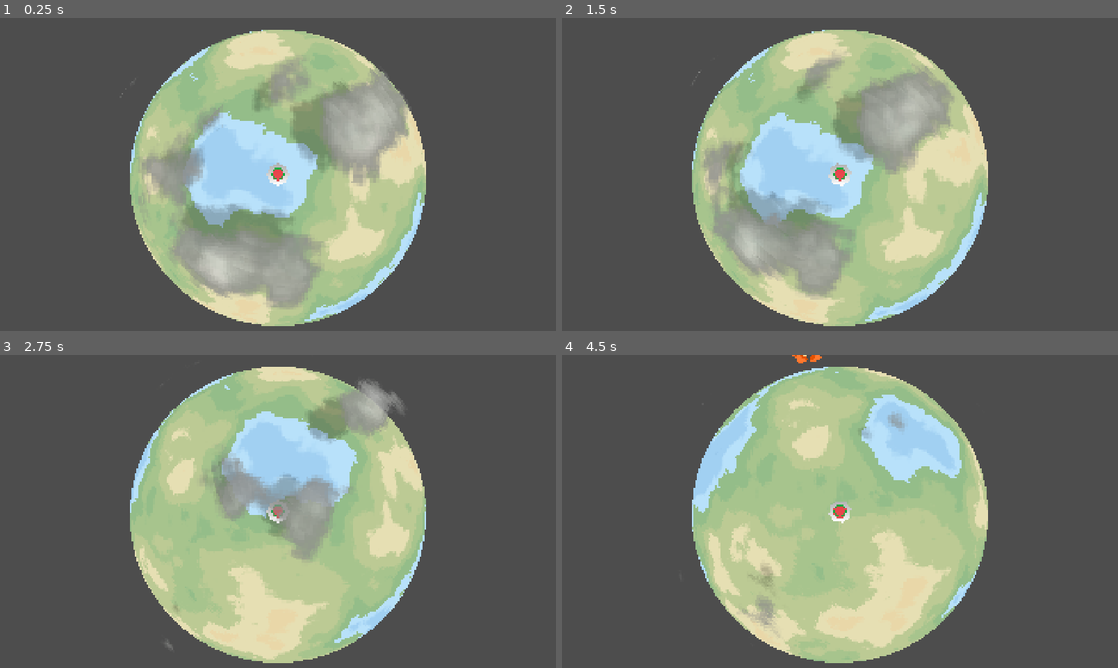
Above: before the commit, frames 1-4 (two rows, left to right).
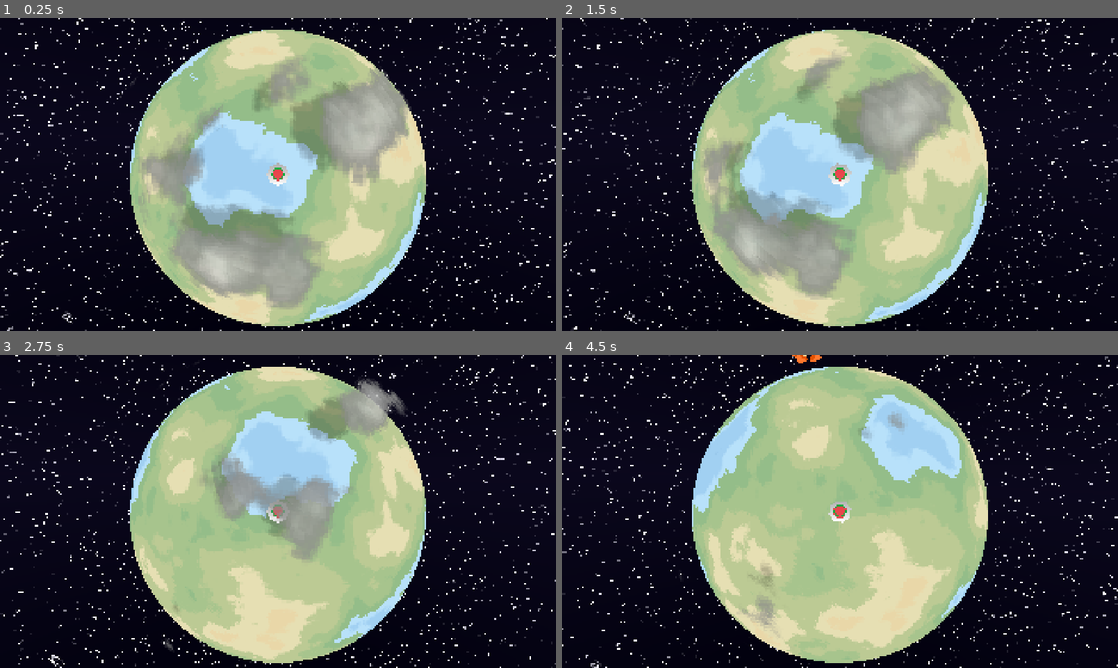
Above: after the commit, the same moments.

Repository: pgm-woutvande22/gamejam-juniperdev
Game: Godot game, scene res://scences/level.tscn
Two runs of this game, one before a commit and one after it. Both use one fixed random seed, a clock stepped at 60 frames per second and the inputs below.
Inputs (mouse positions are in pixels of both pictures, inside the frame that each line leads up to):
- Up to frame 1 (0.25 s): no input
- Up to frame 2 (1.5 s): move the mouse to (962, 158) at 0.52 s; click (962, 158) at 0.67 s; drag from (728, 190) to (812, 237) at 1.27 s
- Up to frame 3 (2.75 s): move the mouse to (333, 442) at 2.02 s; click (333, 442) at 2.17 s
- Up to frame 4 (4.5 s): drag from (812, 574) to (673, 464) at 2.77 s; move the mouse to (1006, 558) at 3.52 s; click (1006, 558) at 3.67 s; drag from (673, 464) to (756, 433) at 4.27 s

The runs differ from the first frame. In frame 1, 60% of the frame differs, in the area x 0-100%, y 0-100%; in frame 2, 60%; in frame 3, 60%; in frame 4, 60%.

Commit message:
✨: added star background

Diff:
--- a/scences/level.tscn
+++ b/scences/level.tscn
@@ -12,6 +12,8 @@
 [ext_resource type="PackedScene" uid="uid://c133gb8dibsto" path="res://assets/3D/Bey.glb" id="11_topgl"]
 [ext_resource type="Shader" uid="uid://b8b58ot4vi24r" path="res://shaders/pixel_planet.gdshader" id="12_pxpl"]
 [ext_resource type="Shader" uid="uid://bm2l4whyugdj7" path="res://shaders/cloud_layer.gdshader" id="13_cloud"]
+[ext_resource type="Shader" path="res://shaders/space_sky.gdshader" id="14_sky"]
+[ext_resource type="Script" path="res://scripts/sky_parallax.gd" id="15_skyp"]
 
 [sub_resource type="SphereShape3D" id="SphereShape3D_pg4a6"]
 
@@ -107,7 +109,23 @@
 shader_parameter/under_shade = 0.55
 shader_parameter/volume_range = 0.25
 
+[sub_resource type="ShaderMaterial" id="ShaderMaterial_sky"]
+shader = ExtResource("14_sky")
+
+[sub_resource type="Sky" id="Sky_bg"]
+sky_material = SubResource("ShaderMaterial_sky")
+
+[sub_resource type="Environment" id="Environment_bg"]
+background_mode = 2
+sky = SubResource("Sky_bg")
+ambient_light_source = 1
+
 [node name="level" type="Node3D" unique_id=738747087]
+
+[node name="WorldEnvironment" type="WorldEnvironment" parent="." unique_id=1564292909]
+environment = SubResource("Environment_bg")
+script = ExtResource("15_skyp")
+parallax = 0.12
 
 [node name="Top" type="CharacterBody3D" parent="." unique_id=1907083630]
 transform = Transform3D(1, 0, 0, 0, 1, 0, 0, 0, 1, 0, 120.80496, 0)
--- /dev/null
+++ b/scripts/sky_parallax.gd
@@ -0,0 +1,25 @@
+extends WorldEnvironment
+
+# Makes the starfield background drift SLOWER than the camera (parallax), for a sense of depth and
+# gentler motion. The space_sky shader samples stars through a `sky_rot` matrix; each frame we feed
+# it only a fraction of the camera's current rotation, so the stars rotate at `parallax` x camera.
+
+@export_range(0.0, 1.0) var parallax: float = 0.3   # 0 = stars locked to screen, 1 = full camera tracking
+
+var _mat: ShaderMaterial
+
+func _ready() -> void:
+	if environment != null and environment.sky != null:
+		_mat = environment.sky.sky_material as ShaderMaterial
+
+func _process(_delta: float) -> void:
+	if _mat == null:
+		return
+	var cam := get_viewport().get_camera_3d()
+	if cam == null:
+		return
+	# camera world rotation; sampling through its inverse cancels the pan (screen-locked stars),
+	# and re-applying `parallax` of it lets them drift at a reduced rate.
+	var cam_basis := cam.global_transform.basis.orthonormalized()
+	var partial := Quaternion.IDENTITY.slerp(cam_basis.get_rotation_quaternion(), parallax)
+	_mat.set_shader_parameter("sky_rot", Basis(partial) * cam_basis.inverse())
--- /dev/null
+++ b/shaders/space_sky.gdshader
@@ -0,0 +1,38 @@
+shader_type sky;
+// Stylized pixel-space background: a dark vertical gradient with sparse, twinkling pixel stars.
+// Used by the level's WorldEnvironment, so it renders behind the planet at infinity from any angle.
+
+uniform vec3 horizon_color : source_color = vec3(0.06, 0.05, 0.12);  // color near the "horizon" (dir.y ~ 0)
+uniform vec3 zenith_color : source_color = vec3(0.02, 0.02, 0.05);   // color overhead/below (dir.y -> ±1)
+uniform float star_scale : hint_range(20.0, 600.0) = 220.0;          // star grid resolution (higher = smaller/denser cells)
+uniform float star_density : hint_range(0.0, 0.2) = 0.03;            // fraction of cells that hold a star
+uniform float star_brightness : hint_range(0.0, 3.0) = 1.0;
+uniform vec3 star_color : source_color = vec3(1.0, 1.0, 1.0);
+uniform float twinkle_speed : hint_range(0.0, 8.0) = 1.5;
+// rotation applied to the view direction before sampling stars. driven from script with only a
+// FRACTION of the camera's rotation, so the starfield drifts slower than the camera (parallax).
+uniform mat3 sky_rot = mat3(1.0);
+
+float hash13(vec3 p) {
+	p = fract(p * 0.1031);
+	p += dot(p, p.yzx + 33.33);
+	return fract((p.x + p.y) * p.z);
+}
+
+void sky() {
+	vec3 dir = normalize(sky_rot * EYEDIR);
+	// vertical gradient across the sphere of directions
+	float g = clamp(abs(dir.y), 0.0, 1.0);
+	vec3 col = mix(horizon_color, zenith_color, g);
+
+	// stars: snap the view direction to a grid, hash each cell, light the sparse winners
+	vec3 cell = floor(dir * star_scale);
+	float h = hash13(cell);
+	if (h > 1.0 - star_density) {
+		float seed = hash13(cell + 7.0);
+		float twinkle = 0.55 + 0.45 * sin(TIME * twinkle_speed + seed * 6.2831);
+		float boost = 1.0 + step(0.72, seed) * 1.6;   // a rarer subset of stars burns brighter
+		col += star_color * star_brightness * twinkle * boost;
+	}
+	COLOR = col;
+}
Not shown, added: scripts/sky_parallax.gd.uid
Not shown, added: shaders/space_sky.gdshader.uid
